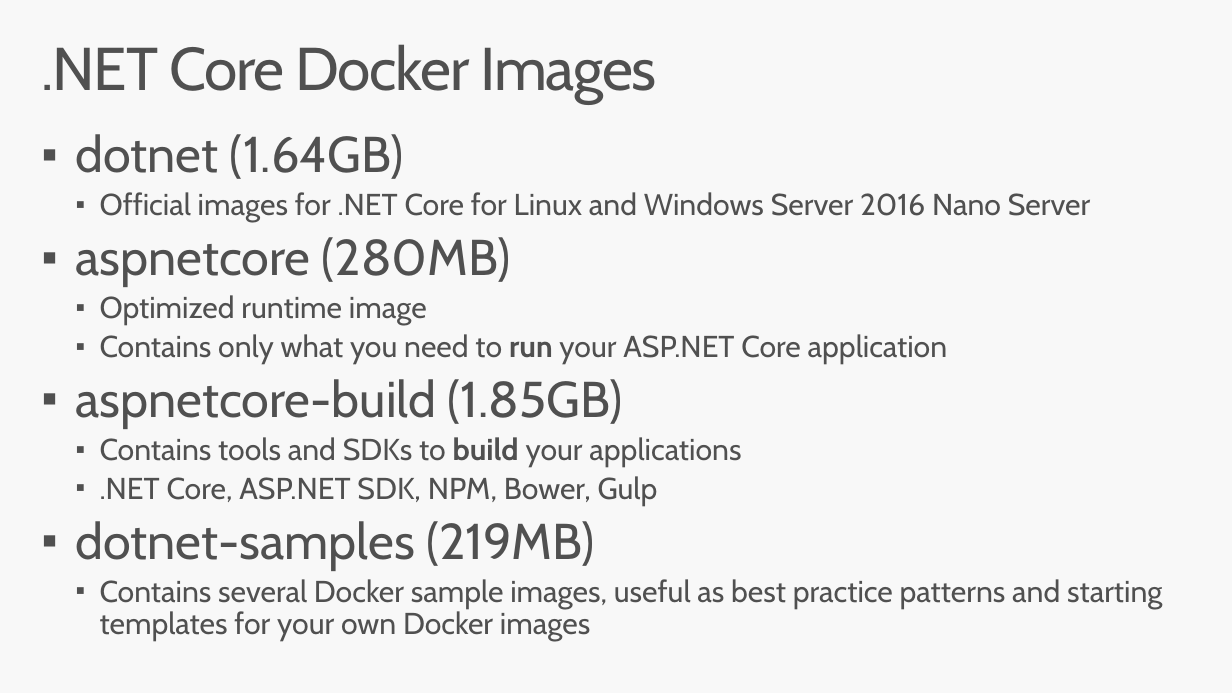
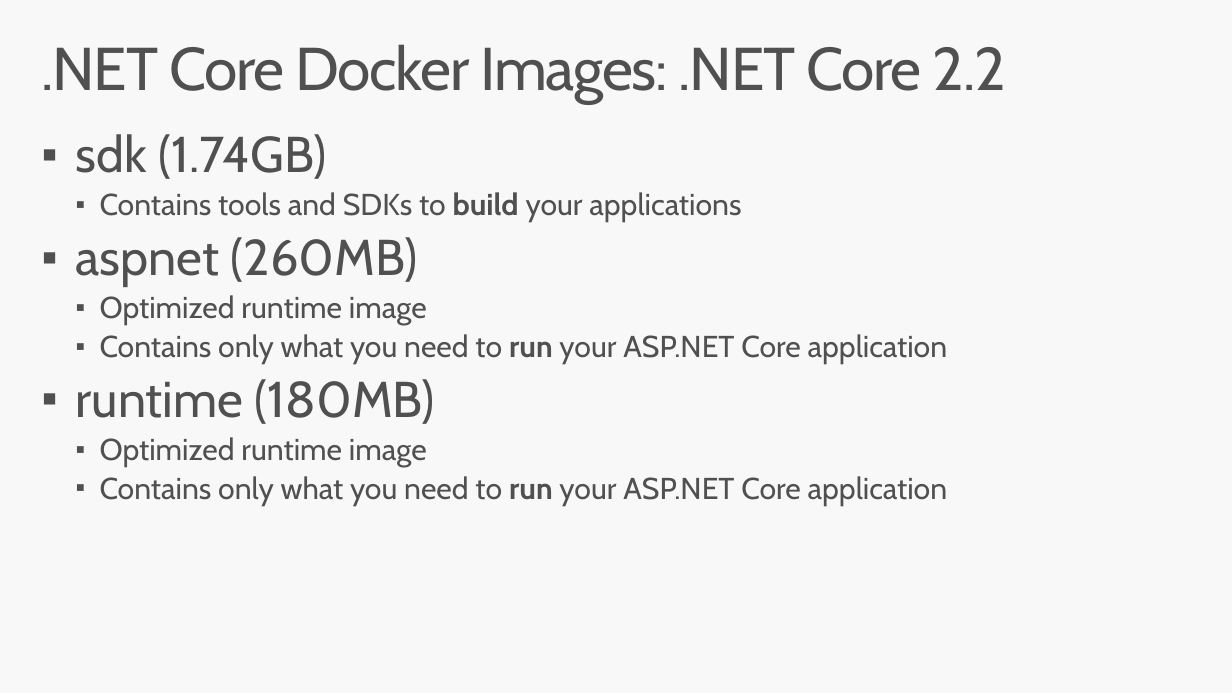
Before and after one commit to dotnet-presentations/dotnetcore-workshop, a slide deck: slide 12 of NET-Core-Containers/netcore-containers.pptx (slide 13 before the commit). Drawn at 1232x693 pixels with LibreOffice and Linux fonts; fonts in the diff are those of the drawing. Boxes give left, top, right and bottom in pixels: in the first picture for what was removed or moved away, otherwise in the second. Text is boxed around its words. In the diff, an @@ line names an element or a change of style, - is before the commit and + after.

```diff
--- a/NET-Core-Containers/netcore-containers.pptx
+++ b/NET-Core-Containers/netcore-containers.pptx
@@ title at (42,44,1006,103): text changed @@
-.NET Core Docker Images
+.NET Core Docker Images: .NET Core 2.2
@@ text at (76,134,741,286): text changed @@
-▪ dotnet (1.64GB)
-  ▪ Official images for .NET Core for Linux and Windows Server 2016 Nano Server
-▪ aspnetcore (280MB)
+▪ sdk (1.74GB)
+  ▪ Contains tools and SDKs to build your applications
+▪ aspnet (260MB)
@@ text at (76,379,948,506): text changed @@
-▪ aspnetcore-build (1.85GB)
-  ▪ Contains tools and SDKs to build your applications
-  ▪ .NET Core, ASP.NET SDK, NPM, Bower, Gulp
-▪ dotnet-samples (219MB)
-  ▪ Contains several Docker sample images, useful as best practice patterns and starting templates for your own Docker images
+▪ runtime (180MB)
+  ▪ Optimized runtime image
+  ▪ Contains only what you need to run your ASP.NET Core application
```
Also in this commit, not shown: 1 other slide changed, 2 slides added, 5 slides removed.
